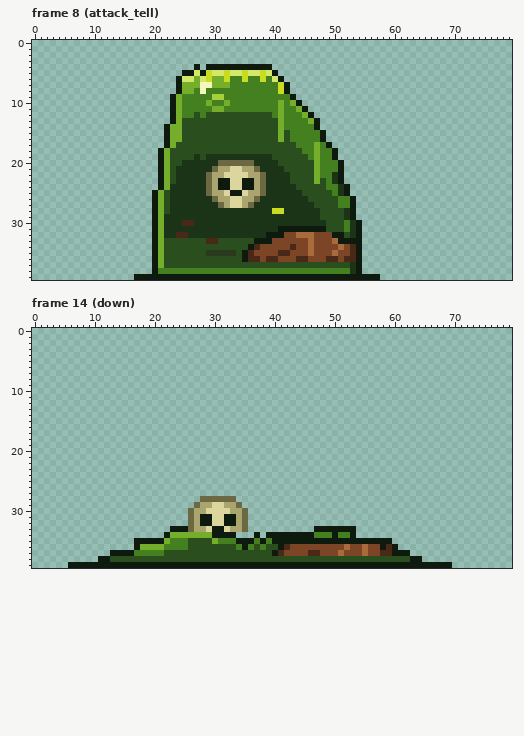
Pixel-art file -- assets/source/characters/slime/slime_01.ase. The picture above was drawn from the file before the commit.
80x40 pixels, 16 frames. Colours within 5 levels of each other are drawn and written as one. Shown: frame 8 (attack_tell), frame 14 (down). The commit also changed other frames, which this record leaves out.
And afterwards:
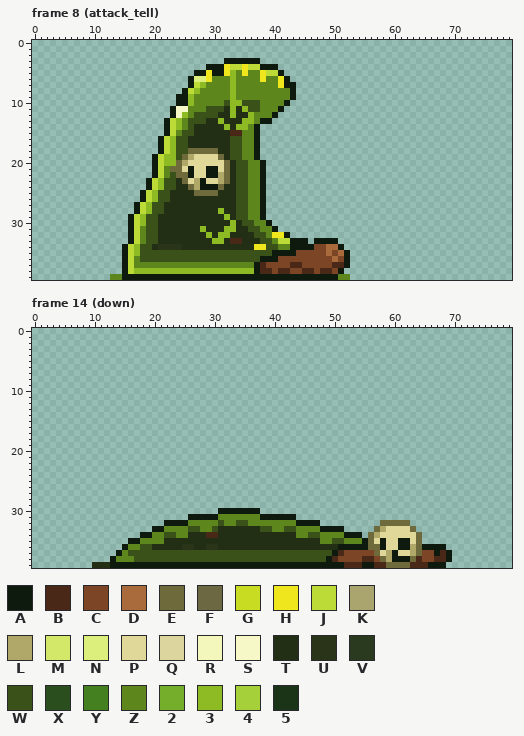
Palette (. is transparent): A #0e1a0e  B #4a2818  C #7c4526  D #a96a3c  E #6e6a3c  F #6b6842  G #c8dc22  H #f0e61e  J #bddb37  K #aaa56e  L #b0a868  M #d3e868  N #dcef7c  P #e0d898  Q #dcd69e  R #f3f7bc  S #f6f8c8  T #222f14  U #2a3418  V #2a3a1e  W #3a5219  X #2b4e1f  Y #44801f  Z #5d861c  2 #74ae2a  3 #8eba24  4 #a6d03a  5 #1b3317
What changed:
Changed rows in their new state; - is an unchanged pixel.
Frame 8 (attack_tell):
first column x 13:
 3 -------------------AAAAAA--------------------
 4 --------------.----HJJHJJ--A-----------------
 5 ------------..A-HAAH3ZHZZHJJA----------------
 6 -----------..ANNHZZZ3ZZZZHZZHA---------------
 7 -----------..AJ3ZZZZ3ZZZZZZZH-A--------------
 8 -----------.AJ3ZZZZZ3ZZZZZZZZZA--------------
 9 ----------.AA3ZZZZZZ3ZZZZZZZZZ---------------
10 ----------.AA3ZZZZZW33WWWZZZZA..-------------
11 -----------SSZZZWWWT3T3WWZZZA....------------
12 -----------S3ZWWWWTT3TT3ZZZA......-----------
13 ---------AJ3ZWWWTT3TTT33ZAA........----------
14 ----------J3ZWTTTTT3T33ZA..........----------
15 ----------JZWWTTTTTTBBZZA...........---------
16 --------AJ3WWTTTTTTTWWZZA...........---------
17 --------AJ3WWTTTTTTTWWZZA............--------
18 ---------J3WWEEEEETTWWZZA.............-------
19 -------AJ33WELPPPPETWWZZA.............-------
20 -------AJ33ELPPPPPPETWWZZA.............------
21 -------AJZEEPAPPAAPETWWZZA.............------
22 -------AJZWEEAPPAALETWWZZA.............------
23 ------AJ3WWTEPLAPPLETWWZZA.............------
24 ------AJ3WWTTELAAAETTWWZZA..............-----
25 -----AJ3WWTTTTEEEETTTWWZZA..............-----
26 -----AJ3WWTTTTTTTTTTTWWZZA...............----
27 ----AJ3WWTTTTTTTTTTTTWWZZA...............----
28 ----AJ3WWTTTTTTTTT3TTWWZZA...............----
29 ---AJ3WWTTTTTTTTTTT3TWWZZA...............----
30 ---AJ3WWTTTTTTTTTTTT3TWWZZA...............---
31 ---AJZWWTTTTTTT3TTT33TTWWZZA..............---
32 ---AJZWWTTTTTTTT3T33TTTTWWZHHA............---
33 ---AJZWWTTTTTTTTT33TBBTTTWWZJJAAA.AAAA....---
34 --AJ3WWTUUUUTTTTTTTTTTTTHHWWZZAAAA--DDA...---
35 --AJ3WWWWWWWWWWWWWWWWWWWWWWAAAA--C--DCDA..---
36 --AJZWWWWWWWWWWWWWWWWWWWWAAA---CC---CD-A..---
37 --AJZZZZZZZZZZZZZZZZZZZZABCCCCBBCCCCCBBA..---
38 --AJ33333333333333333333ABBCBBCCBBCBBCA...---
39 ZZAA----------------------------------ZZ.....
Frame 14 (down):
first column x 6:
28 ----------------------......------------------------------------
29 ---------------------........-----------------------------------
30 --------------------.....AAAAAAA--------------------------------
31 --------------------AA--AZZZZZZZAAAAAA--------------------------
32 ----------------AAAAZZZZZWZZWWZZZZZZZZAAAA----------EEEEE-------
33 --------------AAZZZZWWZZWTTTTTTTWWZZWWZZZZ----..---ELPPPPE------
34 ------------AAZZWWZZTTTBBTTTTTTTTTTTTTZZWWZZZZA-A-ELPPPPPPE-----
35 ----------A-ZZZZTTTTTTTTTTTTTTTTTTTTTTTTTTZZWWZZZ-EP-PPAAPE-----
36 ---------AZZWWTTTTTUUTTUUTTTTTTTTTTTTTTTTTTTTAAAAAEE-PPAALEAAAA-
37 -------.-ZWWWWWWWWWWWWWWWWWWWWWWWWWWWWWWWWWWAB---C-EPL-PPLECCABA
38 -----..AZZZWWWWWWWWWWWWWWWWWWWWWWWWWWWWWWWWABCCCCBBCELAAAEBCCBBA
39 ....TTT---------------------------------------BBB--BBEEEEBBB---.
Changed places in both pictures, as pixel boxes (x1, y1, x2, y2):
changed: (110, 58, 380, 280)
changed: (68, 496, 452, 568)
